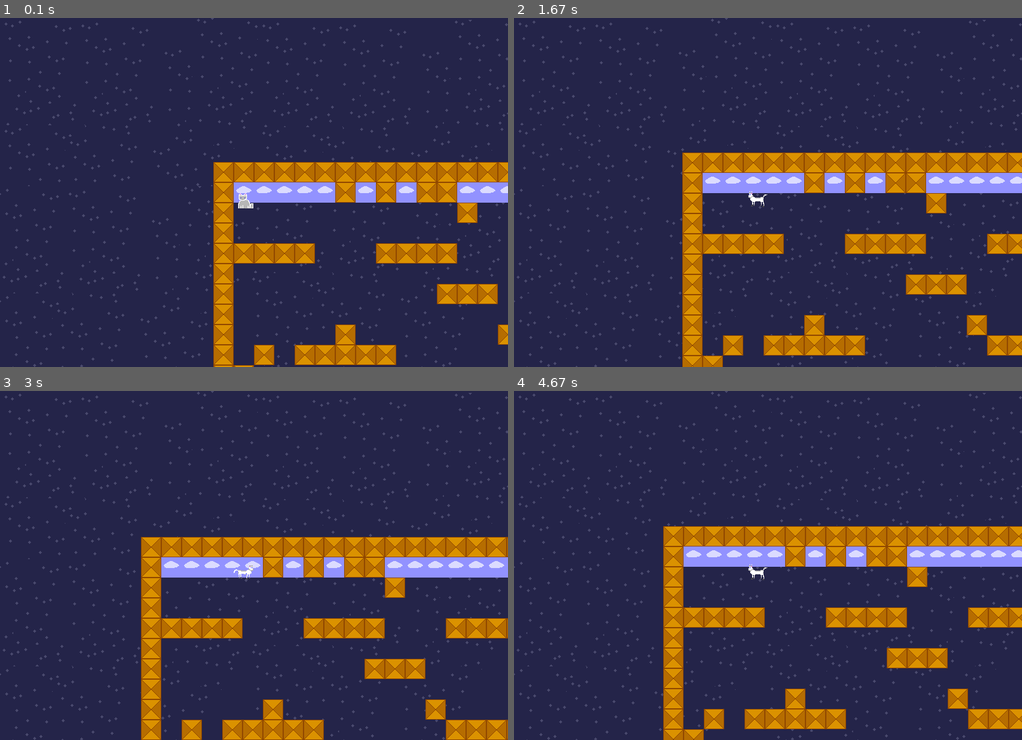
Above: before the commit, frames 1-4 (two rows, left to right).
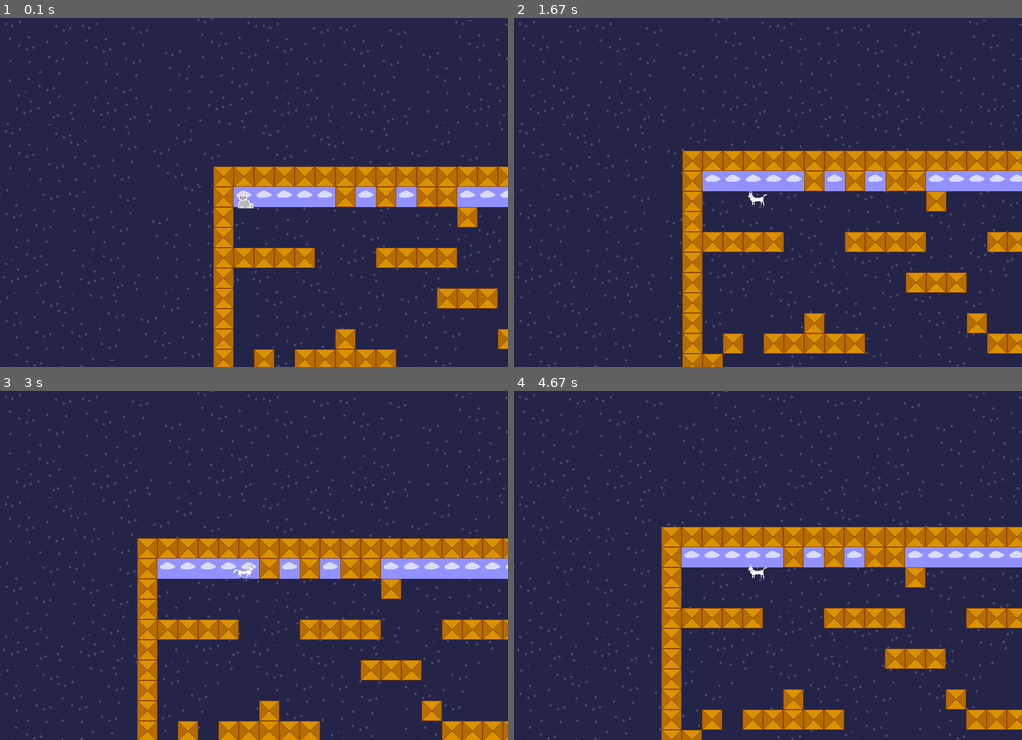
Above: after the commit, the same moments.

Repository: anokata/pythonPetProjects
Game: pygame game, started from platformer/pygametst.py
The game is run twice, just before and just after one commit, with the same random seed, the same clock (stepped at 60 frames per second) and the same inputs.
Inputs:
- Up to frame 1 (0.1 s): no input
- Up to frame 2 (1.67 s): hold Right 0.33-0.8 s; hold Right 0.83-1.3 s; tap Space at 0.9, 1.2, 1.4 s; hold Left from 1.33 s (still down)
- Up to frame 3 (3 s): tap Space at 1.7, 1.97, 2.27, 2.4, 2.7 s; release Left at 1.87 s; hold Left 1.9-2.3 s; hold Right 2.33-2.97 s
- Up to frame 4 (4.67 s): hold Left 3-3.47 s; tap Space at 3.07, 3.37, 3.57, 3.87, 4.07, 4.37, 4.57 s; hold Right 3.5-3.97 s; hold Right 4-4.47 s; hold Left from 4.5 s (still down)

The runs differ from the first frame. In frame 1, 8.4% of the frame differs, in the area x 42-100%, y 41-100%; in frame 2, 5.7%; in frame 3, 9.5%, in the area x 27-100%, y 41-100%; in frame 4, 6.4%.

Commit message:
Сделал по таймеру обновление.

Diff:
--- a/platformer/pygametst.py
+++ b/platformer/pygametst.py
@@ -45,7 +45,7 @@
 
 def makeSpriteXY(imgname, x, y):
     s = pygame.sprite.Sprite()
-    s.image = img = pygame.image.load(imgname)
+    s.image = img = pygame.image.load(imgname).convert()
     s.rect = img.get_rect()
     w = s.rect.w
     h = s.rect.h
@@ -86,11 +86,11 @@
 
     def __init__(self, x, y):
         pygame.sprite.Sprite.__init__(self)
-        self.standimg = pygame.image.load('cat2.png')
-        self.standRightImg = pygame.image.load('cat2.png')
-        self.standLeftImg = pygame.image.load('cat2L.png')
+        self.standimg = pygame.image.load('cat2.png').convert()
+        self.standRightImg = pygame.image.load('cat2.png').convert()
+        self.standLeftImg = pygame.image.load('cat2L.png').convert()
         self.image = self.standimg
-        self.wallimg = pygame.image.load('catwall.png')
+        self.wallimg = pygame.image.load('catwall.png').convert()
         self.rect = pygame.Rect(x, y, self.image.get_rect().size[0],
                          self.image.get_rect().size[1])
 
@@ -188,7 +188,7 @@
     rect = 0
     def __init__(self, x, y, imgname=''):
         Sprite.__init__(self)
-        self.image = pygame.image.load('block0.png')
+        self.image = pygame.image.load('block0.png').convert()
         #self.x = x
         #self.y = y
         self.rect = pygame.Rect(x, y, self.image.get_rect().size[0],
@@ -204,7 +204,7 @@
 WindowW = 800
 Display = (WindowW, WindowH)
 bgColor = "#004400"
-player = pgPlayer(32, 32)
+player = None
 bgSurface = None
 screen = 0
 collided = list()
@@ -221,8 +221,11 @@
     #bgSurface = pygame.Surface((WindowW, WindowH))
     bgSurface = pygame.sprite.Sprite()
     #bgSurface.fill(pygame.Color(bgColor))
-    bgSurface.image = pygame.image.load('nightSky0.png')
-
+    bgSurface.image = pygame.image.load('nightSky0.png').convert()
+
+
+    global collided, cam, entities, layerBg, layerFg, player
+    player = pgPlayer(32, 32)
     addState('mainRun')
     changeState('mainRun')
     setEventHandler('mainRun', 'draw', drawMain)
@@ -230,7 +233,6 @@
     setEventHandler('mainRun', 'keyUp', keyUp)
     setEventHandler('mainRun', 'mechanic', player.moveSide)
 
-    global collided, cam, entities, layerBg, layerFg
     mp = list()
     entities = pygame.sprite.Group()
     layerBg = pygame.sprite.Group()
@@ -277,7 +279,9 @@
     layerFg.add(player)
     #cam = Camera(200, 200)
 
+    clock = pygame.time.Clock()
     isExit = False
+    pygame.time.set_timer(pygame.USEREVENT + 1, int(1000/60))
     while not isExit:
         for event in pygame.event.get():
             if event.type == pygame.QUIT:
@@ -288,8 +292,14 @@
                 handleEvent('keyDown', event.key, event)
             if event.type == pygame.KEYUP:
                 handleEvent('keyUp', event.key, event)
+            if event.type == pygame.USEREVENT + 1:
+                handleEvent('mechanic', 1, collided)
+        #clock.tick(50)
+        clock.tick()
+        pygame.display.set_caption("fps: " + str(clock.get_fps()))
         handleEvent('draw')
-        handleEvent('mechanic', 1, collided)
+        #handleEvent('mechanic', 1, collided)
+
 
 def keyDown(k, d):
     global player
@@ -325,7 +335,8 @@
     #    entities.draw(screen)
     #if layerFg != None:
     #    layerFg.draw(screen)
-    pygame.display.update()
+    #pygame.display.update()
+    pygame.display.flip()
 
 if __name__ == "__main__":
     main()
Not shown, added: platformer/.pygametst.py.swp
Not shown, added: platformer/.roomGenerator.py.swp
